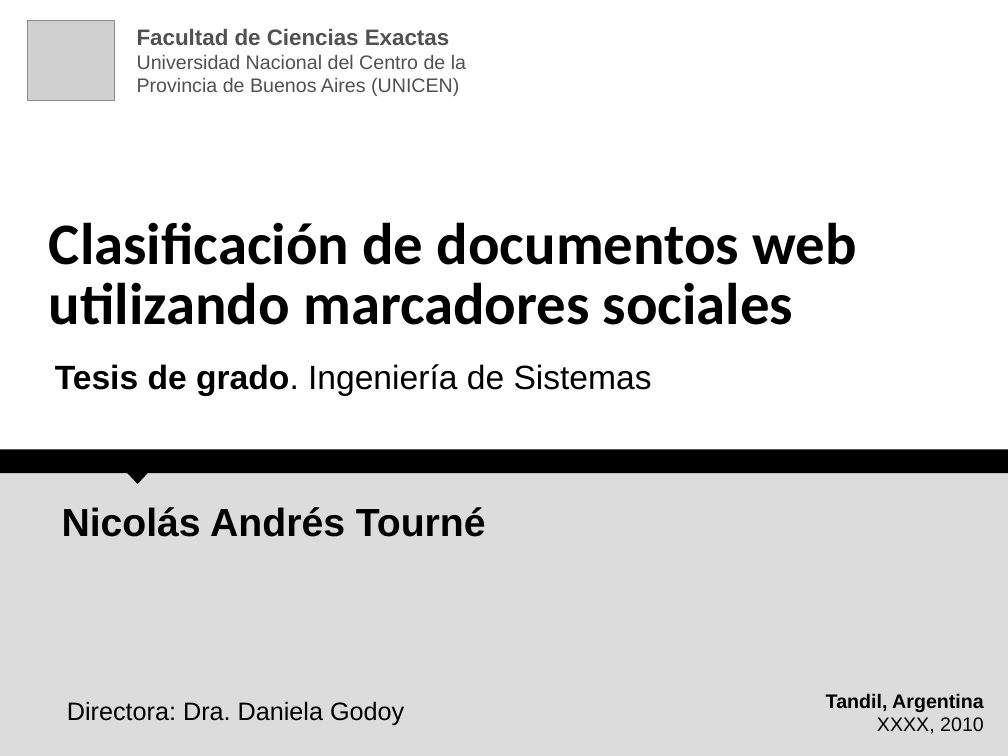
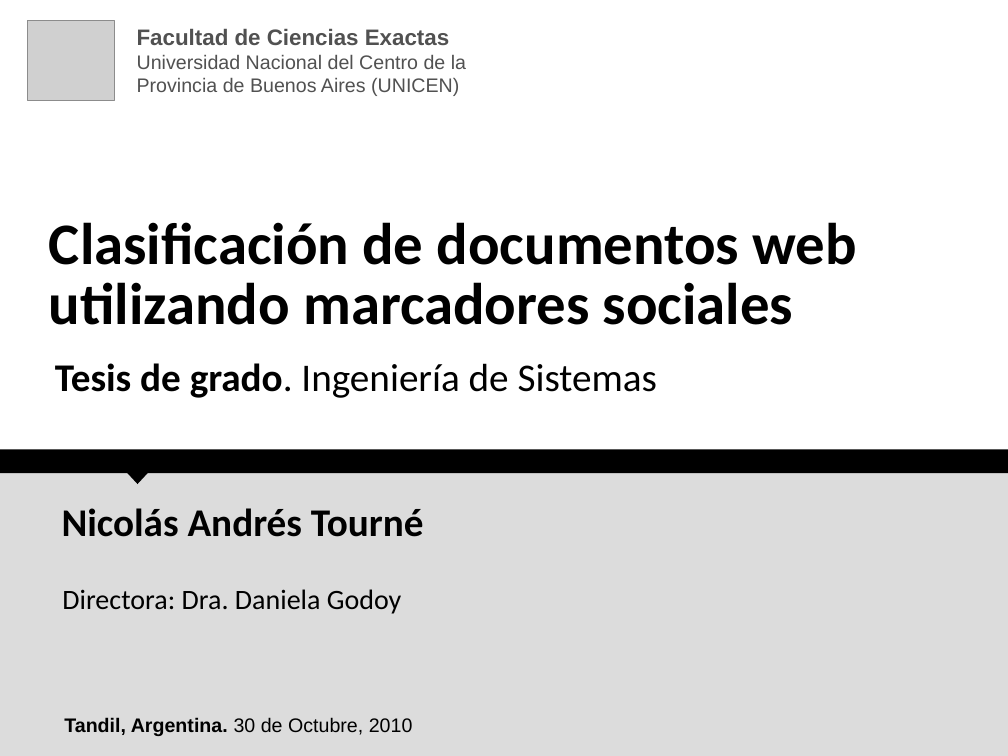
Before and after one commit to ak907kenai/nicotournetesis, a slide deck: slide 1 of docs_trunk/Presentación Tesis (UI nueva).ppt. Drawn at 1008x756 pixels with LibreOffice and Linux fonts; fonts in the diff are those of the drawing; grey boxes stand for pictures. Boxes give left, top, right and bottom in pixels: in the first picture for what was removed or moved away, otherwise in the second. Text is boxed around its words. In the diff, an @@ line names an element or a change of style, - is before the commit and + after.

```diff
--- a/docs_trunk/Presentación Tesis (UI nueva).ppt
+++ b/docs_trunk/Presentación Tesis (UI nueva).ppt
@@ text "Tesis de grado. Ingeniería de ..." at (55,363,657,398): size 24 to 28 pt, font Arial to Calibri @@
@@ text "Nicolás Andrés Tourné" at (62,508,424,537): font Arial to Calibri @@
@@ text "Directora: Dra. Daniela Godoy": place and size @@
-text "Directora: Dra. Daniela Godoy" at (67,701,404,726)
+text "Directora: Dra. Daniela Godoy" at (62,589,402,614)
@@ text "Directora: Dra. Daniela Godoy" at (62,589,402,614): size 18 to 20 pt, font Arial to Calibri; more space between paragraphs @@
@@ text at (64,717,413,736): text changed @@
-Tandil, Argentina
-XXXX, 2010
+Tandil, Argentina. 30 de Octubre, 2010
```
Also in this commit, not shown: 1 other slide changed, 18 slides added, 1 other file.
